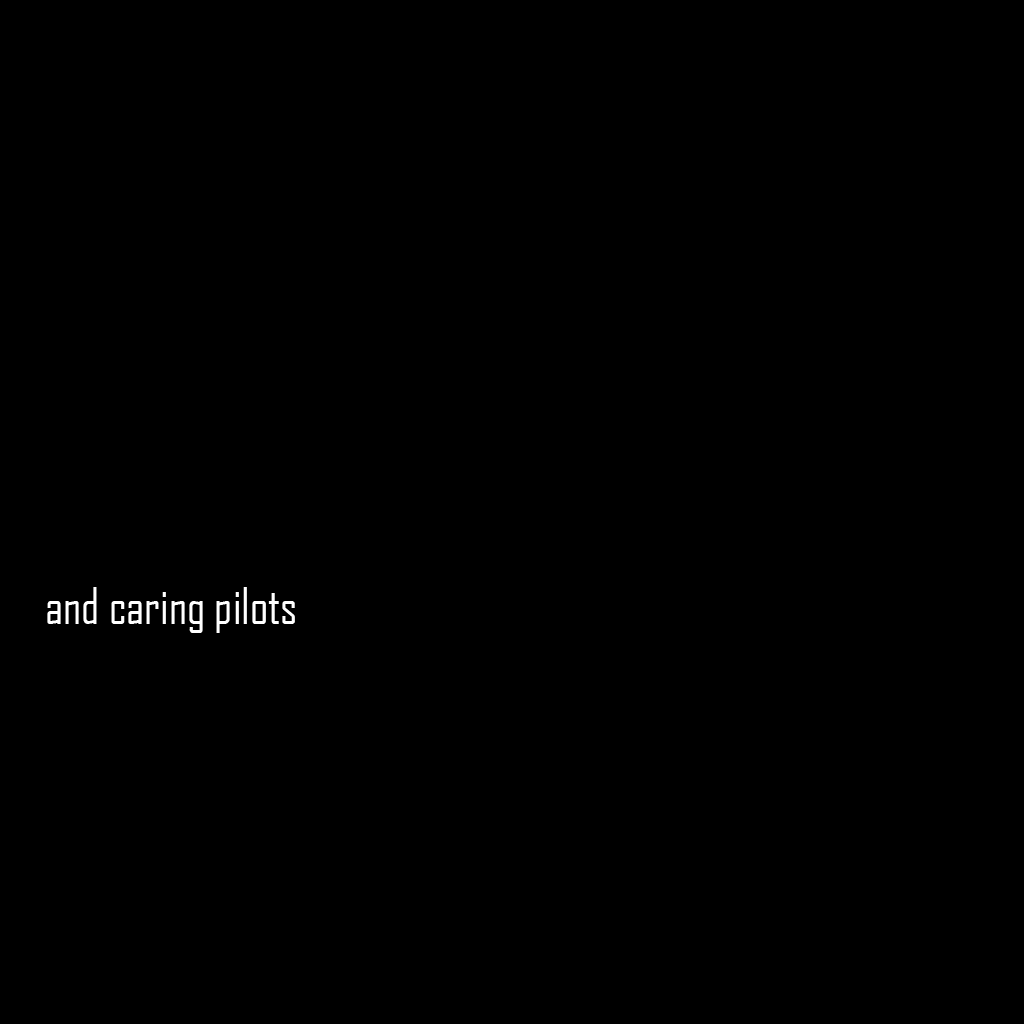
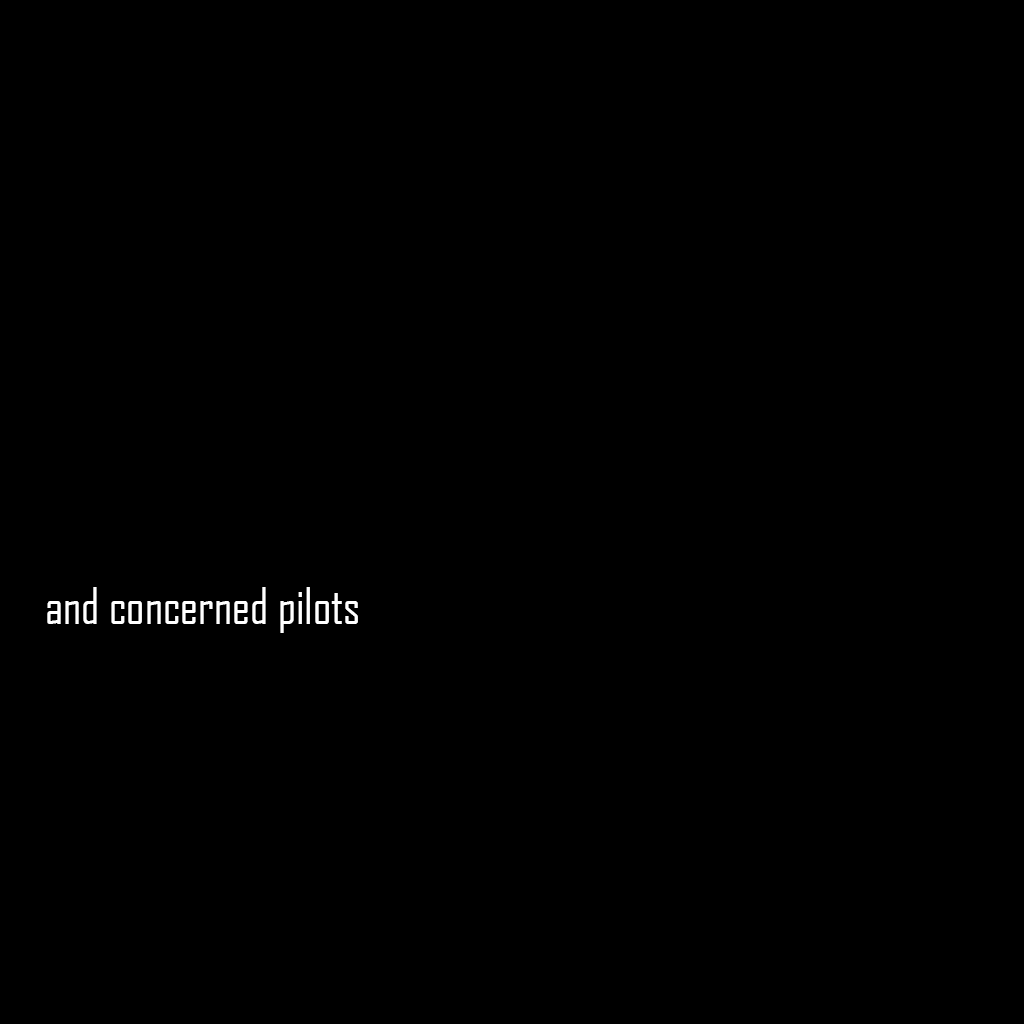
The second (1024, 1024) image is a revision of the first. Changes to its layers:
renamed "and caring pilots" to "and concerned pilots", painted on it over bbox(47, 587, 358, 633)
